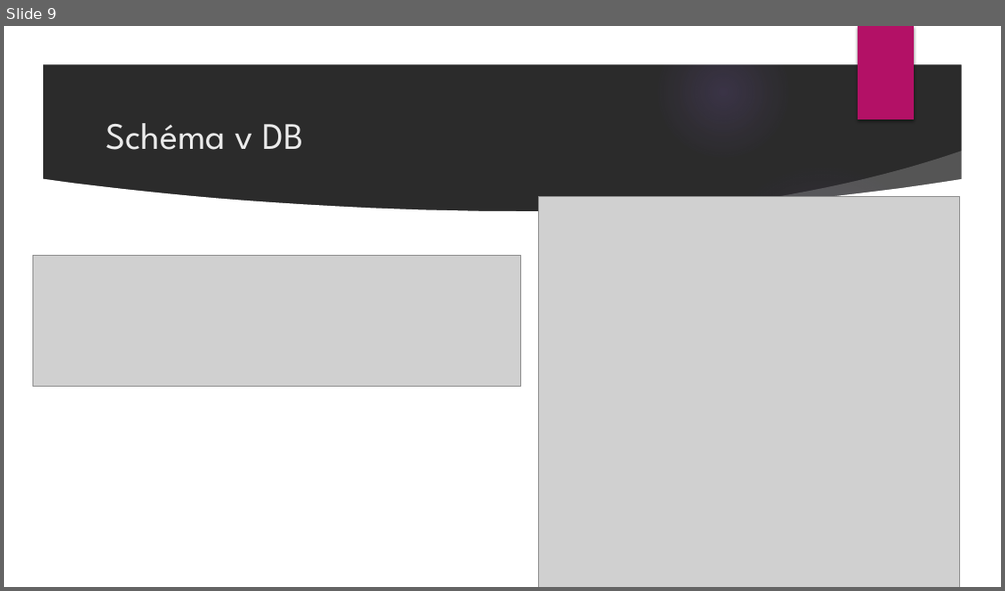
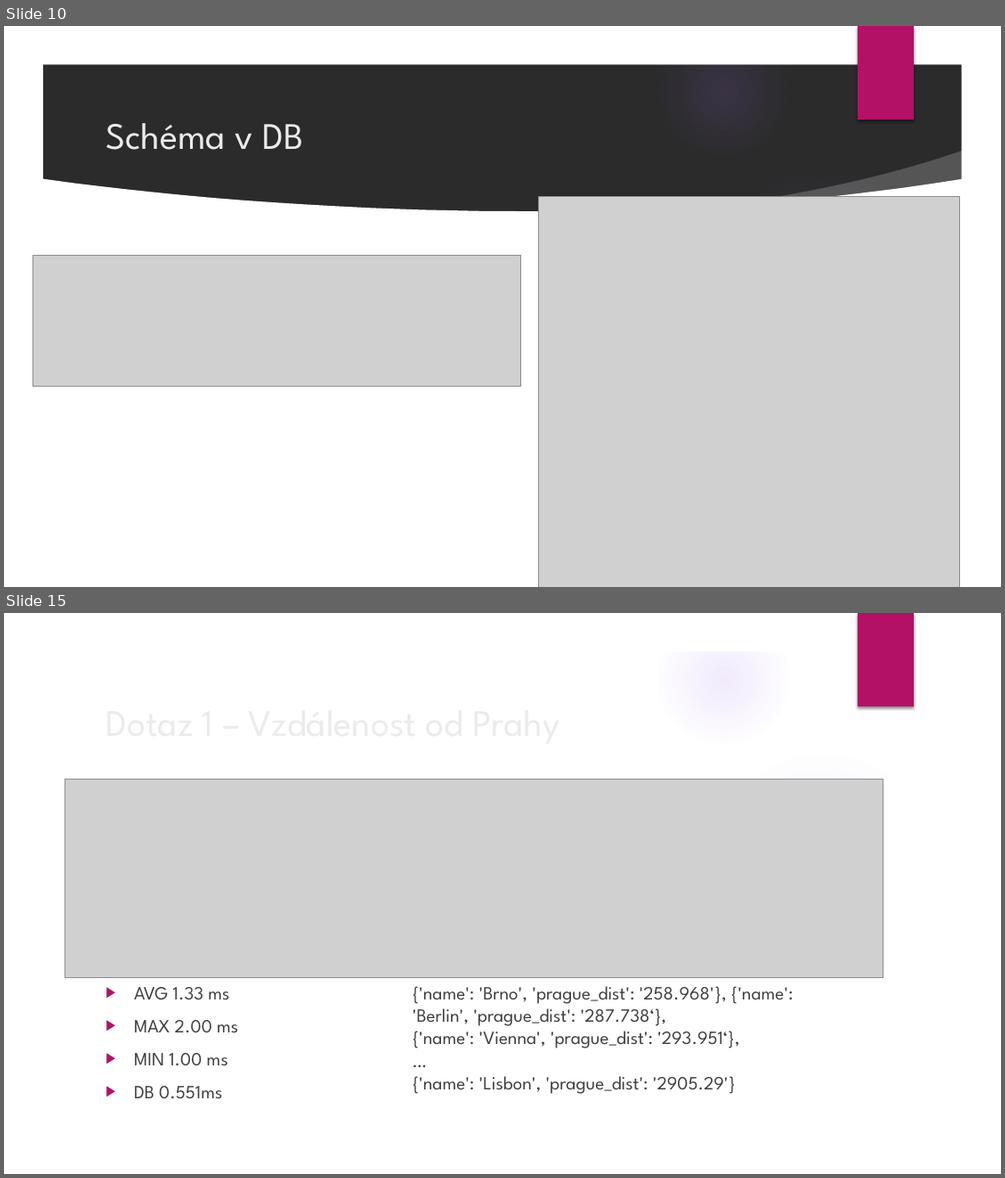
Before and after one commit to milan252525/SurrealDB, a slide deck: surrealdb.pptx. Shown one above the other, each under a label of ours: slide 9 before the commit, slides 10 and 15 after it; the slides between them are not shown. The pictures are 1005x591 and 1005x1178 pixels, drawn with LibreOffice and Linux fonts; fonts in the diff are those of the drawing; grey boxes stand for pictures; background and template pictures are left out; a plain dark background stands for a picture behind light text. Boxes give left, top, right and bottom in pixels: in the first picture for what was removed or moved away, otherwise in the second. Text is boxed around its words. In the diff, an @@ line names an element or a change of style, - is before the commit and + after.

```diff
--- a/surrealdb.pptx
+++ b/surrealdb.pptx
@@ slide 15 added at (4,613,1001,1174), background picture (left out); not listed: 8 template elements that a slide beside it also shows @@
@@ title added at (98,692,815,750), 36 pt, text #EBEBEB @@
+Dotaz 1 – Vzdálenost od Prahy
@@ picture added at (65,779,882,978) @@
@@ text added at (413,986,793,1094), 18 pt, text #404040 @@
+{'name': 'Brno', 'prague_dist': '258.968'}, {'name': 'Berlin', 'prague_dist': '287.738‘},
+{'name': 'Vienna', 'prague_dist': '293.951‘},
+…
+{'name': 'Lisbon', 'prague_dist': '2905.29'}
@@ text added at (134,987,238,1098), 18 pt, text #404040 @@
+▶ AVG 1.33 ms
+▶ MAX 2.00 ms
+▶ MIN 1.00 ms
+▶ DB 0.551ms
@@ ellipse added at (708,1093,788,1174), fill gradient #9B6BF2 @@
@@ what was slide 9 is now slide 10 @@
```
Also in this commit, not shown: 3 slides changed, 11 other slides added, 1 slide removed.
